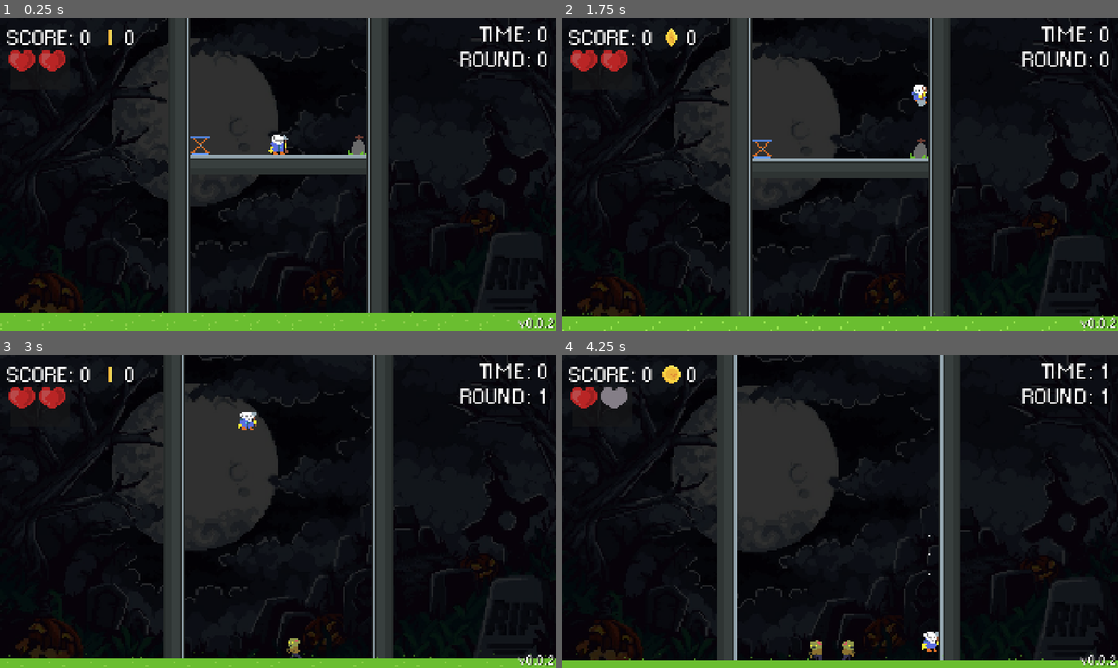
Above: before the commit, frames 1-4 (two rows, left to right).
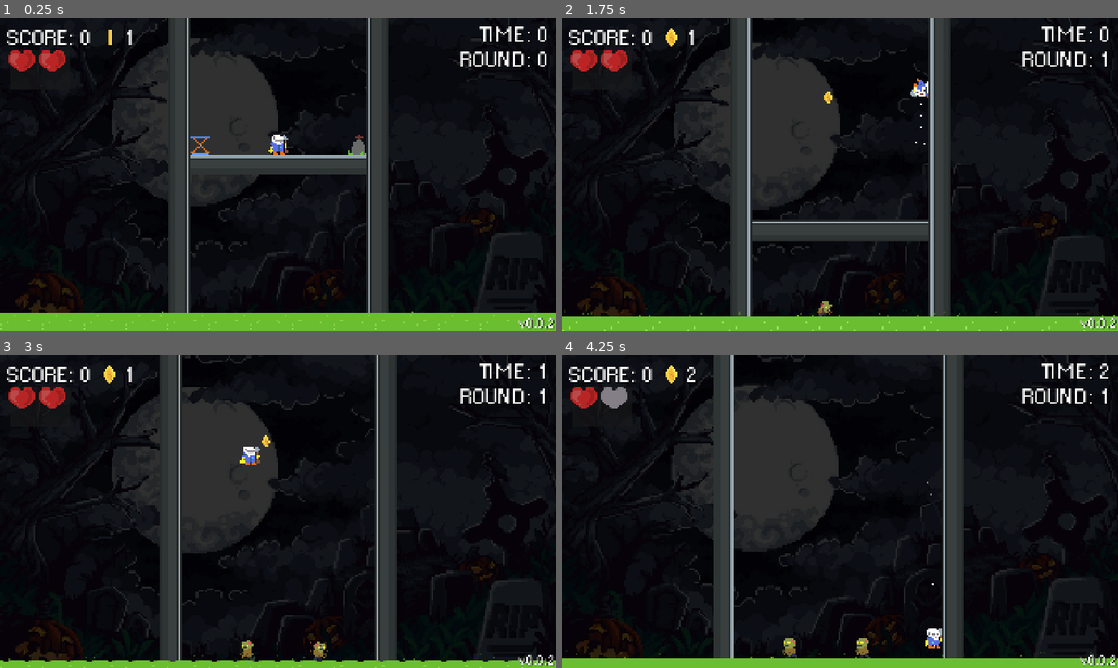
Above: after the commit, the same moments.

Repository: Giantswing/graveyard-bouncers
Game: Godot game, scene res://scenes/main-level.tscn
The game is run twice, just before and just after one commit, with the same random seed, the same clock (stepped at 60 frames per second) and the same inputs.
Inputs:
- Up to frame 1 (0.25 s): no input
- Up to frame 2 (1.75 s): hold D (Right) from 0.53 s (still down); tap Space (Jump) at 0.77, 1.52 s
- Up to frame 3 (3 s): release D (Right) at 2.03 s; hold A (Left) 2.03-2.78 s; hold D (Right) from 2.78 s (still down)
- Up to frame 4 (4.25 s): keep holding D (Right); tap Space (Jump) at 3.02, 3.77 s

The runs differ from the first frame. In frame 1, less than 0.1% of the frame differs, in the area x 22-24%, y 3-9%; in frame 2, 4.7%; in frame 3, 6.3%, in the area x 0-100%, y 0-100%; in frame 4, 5.6%.

Commit message:
Add power-up system with new resources and UI integration

Diff:
--- /dev/null
+++ b/resources/potion-frames.tres
@@ -0,0 +1,39 @@
+[gd_resource type="SpriteFrames" load_steps=6 format=3 uid="uid://c22nv125fr7j8"]
+
+[ext_resource type="Texture2D" uid="uid://clnlogavxdwdg" path="res://sprites/potion.png" id="1_a6d0i"]
+
+[sub_resource type="AtlasTexture" id="AtlasTexture_s2kee"]
+atlas = ExtResource("1_a6d0i")
+region = Rect2(0, 0, 24, 24)
+
+[sub_resource type="AtlasTexture" id="AtlasTexture_aqsxy"]
+atlas = ExtResource("1_a6d0i")
+region = Rect2(24, 0, 24, 24)
+
+[sub_resource type="AtlasTexture" id="AtlasTexture_yvcr4"]
+atlas = ExtResource("1_a6d0i")
+region = Rect2(0, 24, 24, 24)
+
+[sub_resource type="AtlasTexture" id="AtlasTexture_vl0b8"]
+atlas = ExtResource("1_a6d0i")
+region = Rect2(24, 24, 24, 24)
+
+[resource]
+animations = [{
+"frames": [{
+"duration": 1.0,
+"texture": SubResource("AtlasTexture_s2kee")
+}, {
+"duration": 1.0,
+"texture": SubResource("AtlasTexture_aqsxy")
+}, {
+"duration": 1.0,
+"texture": SubResource("AtlasTexture_yvcr4")
+}, {
+"duration": 1.0,
+"texture": SubResource("AtlasTexture_vl0b8")
+}],
+"loop": true,
+"name": &"default",
+"speed": 4.0
+}]
--- /dev/null
+++ b/resources/potion.tres
@@ -0,0 +1,13 @@
+[gd_resource type="Resource" script_class="PowerUp" load_steps=3 format=3 uid="uid://dmhulh2ca188t"]
+
+[ext_resource type="SpriteFrames" uid="uid://c22nv125fr7j8" path="res://resources/potion-frames.tres" id="1_3owoh"]
+[ext_resource type="Script" uid="uid://yl18bua5kdc3" path="res://scripts/power_up.gd" id="1_vue1v"]
+
+[resource]
+script = ExtResource("1_vue1v")
+frames = ExtResource("1_3owoh")
+power_up_name = "Potion"
+power_up_description = "Heal to full"
+cost = 1
+amount = 1
+metadata/_custom_type_script = ExtResource("1_vue1v")
--- a/scenes/game_manager.tscn
+++ b/scenes/game_manager.tscn
@@ -1,10 +1,12 @@
-[gd_scene load_steps=9 format=3 uid="uid://b2woo3o5u7plh"]
+[gd_scene load_steps=11 format=3 uid="uid://b2woo3o5u7plh"]
 
 [ext_resource type="Script" uid="uid://bpl7sasa57kjk" path="res://scripts/game_manager.gd" id="1_hwd4i"]
 [ext_resource type="Script" uid="uid://l0ip5ekbn1cd" path="res://scripts/prefab_chance.gd" id="2_udu3i"]
 [ext_resource type="PackedScene" uid="uid://cbqjx7lp0mmbo" path="res://scenes/zombie.tscn" id="3_oo155"]
 [ext_resource type="PackedScene" uid="uid://bvapbvjvt7sng" path="res://scenes/ghost.tscn" id="4_oo155"]
 [ext_resource type="PackedScene" uid="uid://bc3x6txpt86pv" path="res://scenes/coin.tscn" id="5_eaq8r"]
+[ext_resource type="Script" uid="uid://yl18bua5kdc3" path="res://scripts/power_up.gd" id="6_q8mjp"]
+[ext_resource type="Resource" uid="uid://dmhulh2ca188t" path="res://resources/potion.tres" id="7_jdad8"]
 
 [sub_resource type="Resource" id="Resource_eaq8r"]
 script = ExtResource("2_udu3i")
@@ -40,6 +42,7 @@
 gravity_multiplier = 0.6
 player_hp_max = 2
 round_max_time = 8
+powerups = Array[ExtResource("6_q8mjp")]([ExtResource("7_jdad8")])
 
 [node name="SecondsTimer" type="Timer" parent="."]
 unique_name_in_owner = true
--- a/scenes/grave.tscn
+++ b/scenes/grave.tscn
@@ -22,6 +22,7 @@
 size = Vector2(22, 16)
 
 [node name="Grave" type="StaticBody2D"]
+collision_layer = 4
 
 [node name="Stats" type="Node2D" parent="."]
 script = ExtResource("1_mlivn")
--- a/scenes/main-level.tscn
+++ b/scenes/main-level.tscn
@@ -1,15 +1,18 @@
-[gd_scene load_steps=25 format=3 uid="uid://btuvbhvc412un"]
+[gd_scene load_steps=20 format=3 uid="uid://btuvbhvc412un"]
 
 [ext_resource type="PackedScene" uid="uid://dsdtpug2sa4g0" path="res://scenes/player.tscn" id="1_djt6b"]
 [ext_resource type="PackedScene" uid="uid://65lfj6gmngyw" path="res://scenes/trampoline.tscn" id="3_6rdlt"]
 [ext_resource type="Texture2D" uid="uid://b8iq2rdtnrvmj" path="res://sprites/wall-basic.png" id="3_bdrgs"]
-[ext_resource type="Script" uid="uid://b0hf2hi6k40q8" path="res://scripts/scenery.gd" id="3_djt6b"]
 [ext_resource type="PackedScene" uid="uid://clbg6qul035bg" path="res://scenes/grave.tscn" id="4_yyih8"]
 [ext_resource type="PackedScene" uid="uid://c2s4o300l8sf4" path="res://scenes/toxic_ground.tscn" id="5_6rdlt"]
 [ext_resource type="Texture2D" uid="uid://glkrutqer0mx" path="res://sprites/bg-temp.jpg" id="7_s2kee"]
 [ext_resource type="Script" uid="uid://bpk64m74d0ygy" path="res://scripts/main_camera.gd" id="7_vrglu"]
 [ext_resource type="PackedScene" uid="uid://50wu1jt67mqg" path="res://scenes/ui.tscn" id="9_6g0xn"]
-[ext_resource type="Texture2D" uid="uid://du6it06j6pkub" path="res://sprites/smoke-small.png" id="12_aqsxy"]
+[ext_resource type="PackedScene" uid="uid://1cdkvfj1vbge" path="res://scenes/power_up_instance.tscn" id="10_dr822"]
+[ext_resource type="SpriteFrames" uid="uid://c22nv125fr7j8" path="res://resources/potion-frames.tres" id="10_vl0b8"]
+[ext_resource type="Script" uid="uid://c2ii2mke1pk65" path="res://scripts/power_up_shop.gd" id="11_aqsxy"]
+[ext_resource type="Script" uid="uid://yl18bua5kdc3" path="res://scripts/power_up.gd" id="12_dr822"]
+[ext_resource type="Resource" uid="uid://dmhulh2ca188t" path="res://resources/potion.tres" id="13_7wgpl"]
 
 [sub_resource type="RectangleShape2D" id="RectangleShape2D_bdrgs"]
 size = Vector2(24, 24)
@@ -44,63 +47,6 @@
 scale_max = 2.0
 color_ramp = SubResource("GradientTexture1D_s2kee")
 
-[sub_resource type="AtlasTexture" id="AtlasTexture_yvcr4"]
-atlas = ExtResource("12_aqsxy")
-region = Rect2(0, 0, 24, 24)
-
-[sub_resource type="AtlasTexture" id="AtlasTexture_vl0b8"]
-atlas = ExtResource("12_aqsxy")
-region = Rect2(24, 0, 24, 24)
-
-[sub_resource type="AtlasTexture" id="AtlasTexture_dr822"]
-atlas = ExtResource("12_aqsxy")
-region = Rect2(48, 0, 24, 24)
-
-[sub_resource type="AtlasTexture" id="AtlasTexture_7wgpl"]
-atlas = ExtResource("12_aqsxy")
-region = Rect2(0, 24, 24, 24)
-
-[sub_resource type="AtlasTexture" id="AtlasTexture_cvmw5"]
-atlas = ExtResource("12_aqsxy")
-region = Rect2(24, 24, 24, 24)
-
-[sub_resource type="AtlasTexture" id="AtlasTexture_5usra"]
-atlas = ExtResource("12_aqsxy")
-region = Rect2(48, 24, 24, 24)
-
-[sub_resource type="AtlasTexture" id="AtlasTexture_h2e2k"]
-atlas = ExtResource("12_aqsxy")
-region = Rect2(0, 48, 24, 24)
-
-[sub_resource type="SpriteFrames" id="SpriteFrames_bdk1c"]
-animations = [{
-"frames": [{
-"duration": 1.0,
-"texture": SubResource("AtlasTexture_yvcr4")
-}, {
-"duration": 1.0,
-"texture": SubResource("AtlasTexture_vl0b8")
-}, {
-"duration": 1.0,
-"texture": SubResource("AtlasTexture_dr822")
-}, {
-"duration": 1.0,
-"texture": SubResource("AtlasTexture_7wgpl")
-}, {
-"duration": 1.0,
-"texture": SubResource("AtlasTexture_cvmw5")
-}, {
-"duration": 1.0,
-"texture": SubResource("AtlasTexture_5usra")
-}, {
-"duration": 1.0,
-"texture": SubResource("AtlasTexture_h2e2k")
-}],
-"loop": true,
-"name": &"default",
-"speed": 10.0
-}]
-
 [node name="Level" type="Node2D"]
 
 [node name="Player" parent="." instance=ExtResource("1_djt6b")]
@@ -111,7 +57,6 @@
 
 [node name="Scenery" type="Node2D" parent="."]
 unique_name_in_owner = true
-script = ExtResource("3_djt6b")
 
 [node name="Trampoline" parent="Scenery" instance=ExtResource("3_6rdlt")]
 position = Vector2(-90, -36)
@@ -297,6 +242,13 @@
 
 [node name="EnemyContainer" type="Node2D" parent="Scenery"]
 
+[node name="PowerUpShop" type="Node2D" parent="Scenery"]
+position = Vector2(-31, -104)
+script = ExtResource("11_aqsxy")
+all_powerups = Array[ExtResource("12_dr822")]([ExtResource("13_7wgpl")])
+instance = ExtResource("10_dr822")
+instance_padding = 32
+
 [node name="Background" type="Sprite2D" parent="Scenery"]
 modulate = Color(0.187176, 0.187176, 0.187176, 1)
 z_index = -10
@@ -314,24 +266,25 @@
 [node name="UI" parent="." instance=ExtResource("9_6g0xn")]
 
 [node name="SpriteImporter" type="Node2D" parent="."]
-visible = false
 position = Vector2(-490, 0)
 
 [node name="AnimatedSprite2D" type="AnimatedSprite2D" parent="SpriteImporter"]
 texture_filter = 1
-sprite_frames = SubResource("SpriteFrames_bdk1c")
-metadata/_aseprite_wizard_interface_config_ = {
-"output_section": true,
-"pending_changes": {}
-}
-metadata/_aseprite_wizard_config_ = {
-"layers": [],
-"o_ex_p": "",
-"o_folder": "res://sprites",
-"o_name": "",
-"only_visible": false,
-"should_round_fps": true,
-"slice": "",
-"source": "/home/alex/Pictures/sprites/smoke-small.aseprite"
-}
-metadata/_aseprite_wizard_source_file_hash_ = "8020d06026ecd20835b9c57f93a26f97"
+sprite_frames = ExtResource("10_vl0b8")
+autoplay = "default"
+frame_progress = 0.0753016
+metadata/_aseprite_wizard_interface_config_ = {
+"output_section": true,
+"pending_changes": {}
+}
+metadata/_aseprite_wizard_config_ = {
+"layers": [],
+"o_ex_p": "",
+"o_folder": "res://sprites",
+"o_name": "",
+"only_visible": false,
+"should_round_fps": true,
+"slice": "",
+"source": "/home/alex/Pictures/sprites/potion.aseprite"
+}
+metadata/_aseprite_wizard_source_file_hash_ = "d5a749bcceca9be7f61a21d0662de2d2"
--- /dev/null
+++ b/scenes/power_up_instance.tscn
@@ -0,0 +1,91 @@
+[gd_scene load_steps=8 format=3 uid="uid://1cdkvfj1vbge"]
+
+[ext_resource type="Script" uid="uid://co8fu4trvnver" path="res://scripts/power_up_instance.gd" id="1_po57t"]
+[ext_resource type="Script" uid="uid://d4l82wmmlho1n" path="res://scripts/stats.gd" id="3_1dnvq"]
+[ext_resource type="Texture2D" uid="uid://c0kmmnq7xsq5n" path="res://sprites/small-coin.png" id="4_cfp6u"]
+[ext_resource type="Theme" uid="uid://bskvkfmytudor" path="res://fonts/default-font.tres" id="5_74416"]
+
+[sub_resource type="CircleShape2D" id="CircleShape2D_s2kee"]
+radius = 14.0357
+
+[sub_resource type="AtlasTexture" id="AtlasTexture_u8x35"]
+atlas = ExtResource("4_cfp6u")
+region = Rect2(0, 0, 8, 8)
+
+[sub_resource type="SpriteFrames" id="SpriteFrames_mhu1n"]
+animations = [{
+"frames": [{
+"duration": 1.0,
+"texture": SubResource("AtlasTexture_u8x35")
+}],
+"loop": true,
+"name": &"default",
+"speed": 10.0
+}]
+
+[node name="PowerUpInstance" type="StaticBody2D"]
+collision_layer = 4
+script = ExtResource("1_po57t")
+
+[node name="Stats" type="Node2D" parent="."]
+script = ExtResource("3_1dnvq")
+metadata/_custom_type_script = ExtResource("3_1dnvq")
+
+[node name="Sprite" type="AnimatedSprite2D" parent="."]
+texture_filter = 1
+autoplay = "default"
+metadata/_aseprite_wizard_interface_config_ = {
+"output_section": true,
+"pending_changes": {}
+}
+metadata/_aseprite_wizard_config_ = {
+"layers": [],
+"o_ex_p": "",
+"o_folder": "res://sprites",
+"o_name": "",
+"only_visible": false,
+"should_round_fps": true,
+"slice": "",
+"source": "/home/alex/Pictures/sprites/potion.aseprite"
+}
+metadata/_aseprite_wizard_source_file_hash_ = "d5a749bcceca9be7f61a21d0662de2d2"
+
+[node name="Collision" type="CollisionShape2D" parent="."]
+shape = SubResource("CircleShape2D_s2kee")
+one_way_collision = true
+
+[node name="HBoxContainer" type="HBoxContainer" parent="."]
+offset_left = -10.0
+offset_top = -47.0
+offset_right = 30.0
+offset_bottom = -7.0
+
+[node name="CoinIcon" type="AnimatedSprite2D" parent="HBoxContainer"]
+texture_filter = 1
+position = Vector2(17, 22)
+scale = Vector2(1.70351, 1.70351)
+sprite_frames = SubResource("SpriteFrames_mhu1n")
+metadata/_aseprite_wizard_interface_config_ = {
+"output_section": true,
+"pending_changes": {}
+}
+metadata/_aseprite_wizard_config_ = {
+"layers": [],
+"o_ex_p": "",
+"o_folder": "res://sprites",
+"o_name": "",
+"only_visible": false,
+"should_round_fps": true,
+"slice": "",
+"source": "/home/alex/Pictures/sprites/small-coin.aseprite"
+}
+metadata/_aseprite_wizard_source_file_hash_ = "a930cb340fbd4182441a875097d7160e"
+
+[node name="PowerUpCostLabel" type="Label" parent="HBoxContainer"]
+unique_name_in_owner = true
+texture_filter = 1
+layout_mode = 2
+theme = ExtResource("5_74416")
+theme_override_font_sizes/font_size = 18
+text = "3"
+horizontal_alignment = 1
--- a/scripts/events.gd
+++ b/scripts/events.gd
@@ -5,11 +5,13 @@
 signal coins_changed(score: int)
 signal hp_changed(new_hp: int, change: int)
 signal level_restarted
+signal picked_up_powerup(powerup: PowerUp)
 signal player_died
 signal player_hit
 signal player_parry
+signal round_counter_changed(round: int)
 signal round_ended
 signal round_started
 signal round_time_changed(time: int)
-signal round_counter_changed(round: int)
+signal game_started
 signal score_changed(score: int)
--- a/scripts/game_manager.gd
+++ b/scripts/game_manager.gd
@@ -16,6 +16,8 @@
 @export var round_max_time: int = 20
 @export var current_round: int = 0
 
+@export var powerups: Array[PowerUp]
+
 var round_time: int = 0
 
 var score: int = 0
@@ -23,6 +25,7 @@
 var player_hp: int = 3
 var enemy_container: Node2D
 var reward_container: Node2D
+var power_up_shop: Node2D
 var enemy_spawn_countdown: float = 0
 var reward_spawn_countdown: float = 0
 var game_width: float = 200
@@ -45,7 +48,7 @@
 	Events.level_restarted.connect(on_level_restarted)
 	seconds_timer.timeout.connect(on_seconds_timer_timeout)
 	Events.round_ended.connect(end_round)
-
+	Events.picked_up_powerup.connect(add_powerup)
 	Events.level_restarted.emit()
 
 func on_level_restarted() -> void:
@@ -65,13 +68,13 @@
 	can_restart = false
 	get_tree().create_timer(0.5).timeout.connect(allow_can_restart)
 
+
 func on_seconds_timer_timeout() -> void:
 	round_time += 1
 	Events.round_time_changed.emit(round_time)
 
 	if round_time >= round_max_time:
 		Events.round_ended.emit()
-
 
 func on_score_changed(new_score: int) -> void:
 	score = new_score
@@ -122,17 +125,17 @@
 
 	var max_spawn_attempts: int = 10
 
-	var totalChance: float = 0
-
-	for prefab_chance in spawn_list:
-		totalChance += prefab_chance.chance
-
-	var chance: float = randf() * totalChance
-	var currentChance: float = 0
+	var total_chance: float = 0
 
 	for prefab_chance in list:
-		currentChance += prefab_chance.chance
-		if chance > currentChance:
+		total_chance += prefab_chance.chance
+
+	var chance: float = randf() * total_chance
+	var current_chance: float = 0
+
+	for prefab_chance in list:
+		current_chance += prefab_chance.chance
+		if chance > current_chance:
 			continue
 
 		var instance: Node2D = prefab_chance.prefab.instantiate()
@@ -180,6 +183,14 @@
 		return true
 	else:
 		return false
+
+
+func add_powerup(powerup: PowerUp) -> void:
+	print(powerup.power_up_name)
+	powerups.append(powerup)
+
+	if powerup.power_up_name == "Potion":
+		Events.hp_changed.emit(player_hp_max, 0)
 
 
 func start_round() -> void:
@@ -190,6 +201,7 @@
 	enemy_container = $"/root/Level/Scenery/EnemyContainer"
 	reward_container = $"/root/Level/Scenery/RewardContainer"
 	grave = $"/root/Level/Scenery/Grave"
+	power_up_shop = $"/root/Level/Scenery/PowerUpShop"
 
 	game_width_start = right_wall.position.x - left_wall.position.x
 	game_width = game_width_start
@@ -201,15 +213,13 @@
 	current_round += 1
 	Events.round_counter_changed.emit(current_round)
 
-	trampoline.process_mode = Node.ProcessMode.PROCESS_MODE_DISABLED
-	trampoline.visible = false
-
-	grave.process_mode = Node.ProcessMode.PROCESS_MODE_DISABLED
-	grave.visible = false
+	deactivate(trampoline)
+	deactivate(grave)
 
 	seconds_timer.start()
 
 	game_started = true
+
 	round_started = true
 
 
@@ -236,11 +246,16 @@
 
 
 func items_appear() -> void:
-	trampoline.process_mode = Node.ProcessMode.PROCESS_MODE_ALWAYS
-	trampoline.visible = true
-
-	grave.process_mode = Node.ProcessMode.PROCESS_MODE_ALWAYS
-	grave.visible = true
+	activate(trampoline)
+	activate(grave)
 
 func allow_can_restart() -> void:
 	can_restart = true
+
+func deactivate(target: Node2D) -> void:
+	target.process_mode = Node.ProcessMode.PROCESS_MODE_DISABLED
+	target.visible = false
+
+func activate(target: Node2D) -> void:
+	target.process_mode = Node.ProcessMode.PROCESS_MODE_ALWAYS
+	target.visible = true
--- /dev/null
+++ b/scripts/power_up.gd
@@ -0,0 +1,10 @@
+extends Resource
+
+class_name PowerUp
+
+@export var frames: SpriteFrames
+@export var power_up_name: String = "Power Up"
+@export var power_up_description: String = "This is a power up"
+@export var chance: float = 1
+@export var cost: int = 1
+@export var amount: int = 1
--- /dev/null
+++ b/scripts/power_up_instance.gd
@@ -0,0 +1,27 @@
+extends StaticBody2D
+
+class_name PowerUpInstance
+
+@export var powerup: PowerUp
+
+@onready var sprite: AnimatedSprite2D = $Sprite
+@onready var stats: Stats = $Stats
+@onready var cost_label: Label = %PowerUpCostLabel
+
+var active: bool = true
+
+func _ready() -> void:
+	sprite.sprite_frames = powerup.frames
+	sprite.play("default")
+	cost_label.text = str(powerup.cost)
+	stats.on_death.connect(on_pickup)
+
+func _process(_delta: float) -> void:
+	if GameManager.coins < powerup.cost and active:
+		active = false
+		set_collision_layer_value(3, false)
+		sprite.modulate = Color(1, 1, 1, 0.5)
+
+func on_pickup() -> void:
+	Events.coins_changed.emit(GameManager.coins - powerup.cost)
+	Events.picked_up_powerup.emit(powerup)
--- /dev/null
+++ b/scripts/power_up_shop.gd
@@ -0,0 +1,51 @@
+extends Node2D
+
+@export var all_powerups: Array[PowerUp]
+@export var instance: PackedScene
+@export var instance_width: int = 24
+@export var instance_padding: int = 8
+
+var is_active: bool = false
+@export var amount_of_powerups: int = 2
+var displayed_powerups: Array[PowerUpInstance] = []
+
+func _ready() -> void:
+	displayed_powerups.resize(amount_of_powerups)
+	Events.round_started.connect(close_shop)
+	Events.round_ended.connect(on_round_ended)
+
+
+func on_round_ended() -> void:
+	display_shop()
+
+
+func display_shop() -> void:
+	for i in range(amount_of_powerups):
+		spawn_powerup(i)
+
+func close_shop() -> void:
+	for powerup in displayed_powerups:
+		if powerup != null:
+			powerup.queue_free()
+
+
+func spawn_powerup(i: int) -> void:
+	var total_chance: float = 0
+	for powerup in all_powerups:
+		total_chance += powerup.chance
+
+	var chance: float = randf() * total_chance
+	var current_chance: float = 0
+
+	for powerup in all_powerups:
+		current_chance += powerup.chance
+		if chance > current_chance:
+			continue
+
+		var new_instance: PowerUpInstance = instance.instantiate()
+		new_instance.powerup = powerup
+		new_instance.position = Vector2(i * (instance_width + instance_padding), 0)
+		displayed_powerups[i] = new_instance
+		add_child(new_instance)
+
+		return
--- a/scripts/scenery.gd
+++ /dev/null
@@ -1,5 +0,0 @@
-extends Node2D
-
-var game_walls: Array[RigidBody2D] = []
-var starting_ground: Node2D
-var enemy_container: Node2D
--- a/scripts/ui.gd
+++ b/scripts/ui.gd
@@ -31,7 +31,7 @@
 	Events.round_time_changed.emit(0)
 	Events.score_changed.emit(0)
 	Events.hp_changed.emit(GameManager.player_hp_max, 0)
-	Events.coins_changed.emit(0)
+	Events.coins_changed.emit(1)
 	Events.round_counter_changed.emit(0)
 
 func on_round_counter_changed(new_round: int) -> void:
Not shown, added: scripts/power_up.gd.uid
Not shown, added: scripts/power_up_instance.gd.uid
Not shown, added: scripts/power_up_shop.gd.uid
Not shown, removed: scripts/scenery.gd.uid
Binary file added: sprites/potion.png
Not shown, added: sprites/potion.png.import
Binary file added: sprites/small-coin.png
Not shown, added: sprites/small-coin.png.import
